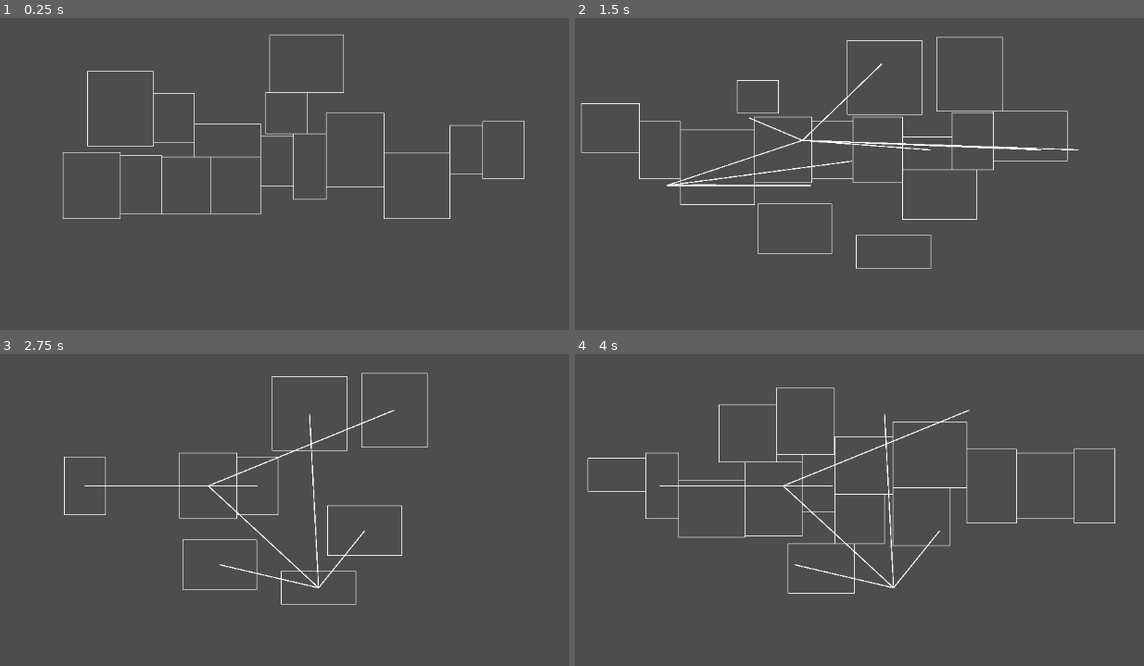
Above: before the commit, frames 1-4 (two rows, left to right).
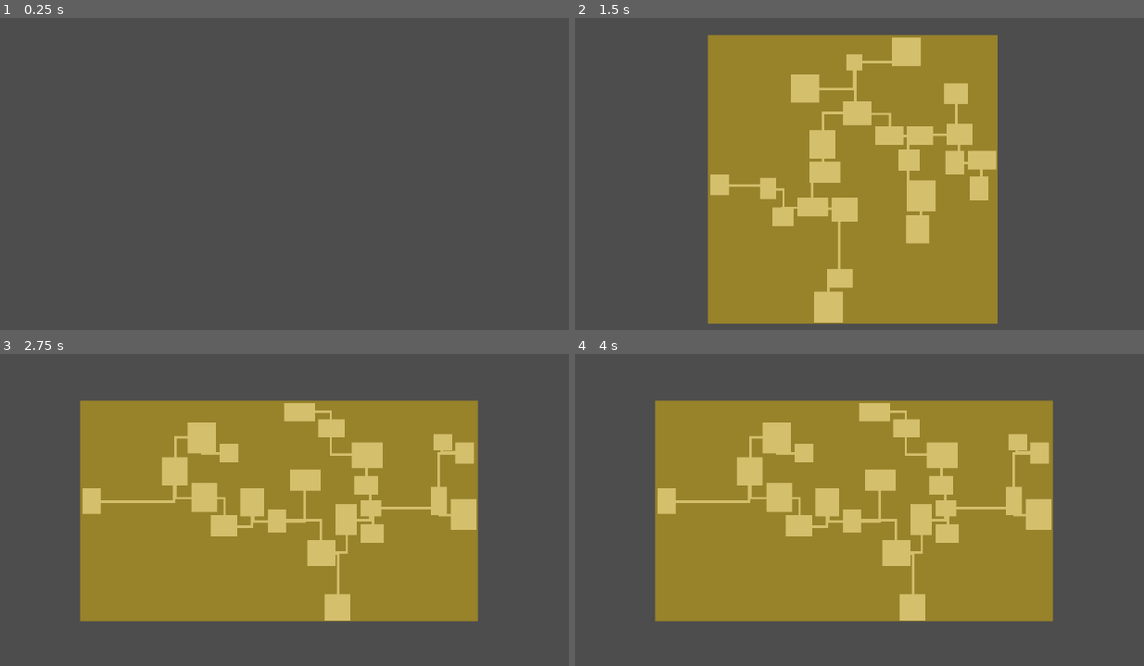
Above: after the commit, the same moments.

Repository: DiamondWarrior2006/PixelGameJam2024
Game: Godot game, scene res://Scenes/Test 2.tscn
Two runs of this game, one before a commit and one after it. Both use one fixed random seed, a clock stepped at 60 frames per second and the inputs below. This scene is started directly instead of the project's main scene.
Inputs (mouse positions are in pixels of both pictures, inside the frame that each line leads up to):
- Up to frame 1 (0.25 s): no input
- Up to frame 2 (1.5 s): tap Enter at 0.5 s; move the mouse to (1047, 149) at 0.52 s; press the mouse at (1047, 149) at 0.53 s; tap Space (Dash) at 0.6 s; move the mouse to (734, 192) at 1.27 s; release the mouse at (734, 192) at 1.28 s; hold Down (ui_down) from 1.28 s (still down); click (734, 192) at 1.35 s
- Up to frame 3 (2.75 s): tap Space (Dash) at 1.55, 2.1 s; move the mouse to (381, 416) at 2.02 s; release Down (ui_down) at 2.03 s; press the mouse at (381, 416) at 2.03 s
- Up to frame 4 (4 s): tap Space (Dash) at 2.75, 3.05, 3.6 s; move the mouse to (848, 591) at 2.77 s; release the mouse at (848, 591) at 2.78 s; click (848, 591) at 2.85 s; tap Enter at 3.5 s; move the mouse to (1104, 569) at 3.52 s; press the mouse at (1104, 569) at 3.53 s; hold Down (ui_down) from 3.53 s (still down)

The runs differ from the first frame. In frame 1, 1.6% of the frame differs, in the area x 10-93%, y 5-65%; in frame 2, 48%; in frame 3, 50%; in frame 4, 50%, in the area x 2-95%, y 10-86%.

Commit message:
Player Movement and Room Generation

Diff:
--- a/Scenes/Test 2.tscn
+++ b/Scenes/Test 2.tscn
@@ -1,6 +1,23 @@
-[gd_scene load_steps=2 format=3 uid="uid://cx4u60edqm25o"]
+[gd_scene load_steps=7 format=3 uid="uid://cx4u60edqm25o"]
 
 [ext_resource type="Script" path="res://Scripts/Test 2.gd" id="1_66fx2"]
+[ext_resource type="Texture2D" uid="uid://bcinqghhy6q0y" path="res://Sprites/test1.png" id="2_qx0b6"]
+[ext_resource type="Texture2D" uid="uid://bbxph8rmmpi17" path="res://Sprites/test2.png" id="3_xpe57"]
+
+[sub_resource type="TileSetAtlasSource" id="TileSetAtlasSource_vqkg8"]
+texture = ExtResource("3_xpe57")
+texture_region_size = Vector2i(64, 64)
+0:0/0 = 0
+
+[sub_resource type="TileSetAtlasSource" id="TileSetAtlasSource_2c0rc"]
+texture = ExtResource("2_qx0b6")
+texture_region_size = Vector2i(64, 64)
+0:0/0 = 0
+
+[sub_resource type="TileSet" id="TileSet_4g33l"]
+tile_size = Vector2i(64, 64)
+sources/1 = SubResource("TileSetAtlasSource_vqkg8")
+sources/2 = SubResource("TileSetAtlasSource_2c0rc")
 
 [node name="Test 2" type="Node2D"]
 script = ExtResource("1_66fx2")
@@ -9,4 +26,10 @@
 
 [node name="Camera2D" type="Camera2D" parent="."]
 position = Vector2(576, 324)
-zoom = Vector2(0.1, 0.1)
+zoom = Vector2(0.03, 0.03)
+
+[node name="TileMap" type="TileMap" parent="."]
+show_behind_parent = true
+tile_set = SubResource("TileSet_4g33l")
+cell_quadrant_size = 64
+format = 2
--- a/Scenes/Test.tscn
+++ b/Scenes/Test.tscn
@@ -1,7 +1,8 @@
-[gd_scene load_steps=4 format=3 uid="uid://b583ot57yges6"]
+[gd_scene load_steps=5 format=3 uid="uid://b583ot57yges6"]
 
 [ext_resource type="PackedScene" uid="uid://kgu4mmo34jle" path="res://Scenes/player_fish.tscn" id="1_8kxrs"]
 [ext_resource type="PackedScene" uid="uid://bft1f8q3asqg" path="res://Scenes/ui.tscn" id="1_id8gf"]
+[ext_resource type="PackedScene" uid="uid://dsgi1t7cgdugx" path="res://Scenes/shark.tscn" id="2_3a68c"]
 [ext_resource type="PackedScene" uid="uid://dvfrickhtm6f7" path="res://Scenes/collectable.tscn" id="3_eyyma"]
 
 [node name="Node2D" type="Node2D"]
@@ -9,6 +10,8 @@
 [node name="CanvasLayer" type="CanvasLayer" parent="."]
 
 [node name="UI" parent="CanvasLayer" instance=ExtResource("1_id8gf")]
+
+[node name="Shark" parent="." instance=ExtResource("2_3a68c")]
 
 [node name="PlayerFish" parent="." instance=ExtResource("1_8kxrs")]
 position = Vector2(302, 194)
--- a/Scenes/player_fish.tscn
+++ b/Scenes/player_fish.tscn
@@ -1,7 +1,9 @@
-[gd_scene load_steps=12 format=3 uid="uid://kgu4mmo34jle"]
+[gd_scene load_steps=30 format=3 uid="uid://kgu4mmo34jle"]
 
 [ext_resource type="Script" path="res://Scripts/PlayerFish.gd" id="1_pytjm"]
 [ext_resource type="Texture2D" uid="uid://cb48n0ns0ojve" path="res://Sprites/Player_Idle.png" id="2_6gqfk"]
+[ext_resource type="Texture2D" uid="uid://caqafkrvvxbsy" path="res://Sprites/Player_Moving.png" id="3_26p74"]
+[ext_resource type="Texture2D" uid="uid://c5n5ldw4juday" path="res://Sprites/Player_Idle_Dark.png" id="4_cidqg"]
 
 [sub_resource type="AtlasTexture" id="AtlasTexture_7b1ka"]
 atlas = ExtResource("2_6gqfk")
@@ -34,6 +36,54 @@
 [sub_resource type="AtlasTexture" id="AtlasTexture_twkpp"]
 atlas = ExtResource("2_6gqfk")
 region = Rect2(448, 0, 64, 64)
+
+[sub_resource type="AtlasTexture" id="AtlasTexture_rj4ky"]
+atlas = ExtResource("3_26p74")
+region = Rect2(0, 0, 64, 64)
+
+[sub_resource type="AtlasTexture" id="AtlasTexture_oas7y"]
+atlas = ExtResource("3_26p74")
+region = Rect2(64, 0, 64, 64)
+
+[sub_resource type="AtlasTexture" id="AtlasTexture_jc8xb"]
+atlas = ExtResource("3_26p74")
+region = Rect2(128, 0, 64, 64)
+
+[sub_resource type="AtlasTexture" id="AtlasTexture_o5ner"]
+atlas = ExtResource("3_26p74")
+region = Rect2(192, 0, 64, 64)
+
+[sub_resource type="AtlasTexture" id="AtlasTexture_0ul1t"]
+atlas = ExtResource("3_26p74")
+region = Rect2(256, 0, 64, 64)
+
+[sub_resource type="AtlasTexture" id="AtlasTexture_8l8dj"]
+atlas = ExtResource("3_26p74")
+region = Rect2(320, 0, 64, 64)
+
+[sub_resource type="AtlasTexture" id="AtlasTexture_qhrsk"]
+atlas = ExtResource("3_26p74")
+region = Rect2(384, 0, 64, 64)
+
+[sub_resource type="AtlasTexture" id="AtlasTexture_y7gt5"]
+atlas = ExtResource("3_26p74")
+region = Rect2(448, 0, 64, 64)
+
+[sub_resource type="AtlasTexture" id="AtlasTexture_ysh5k"]
+atlas = ExtResource("3_26p74")
+region = Rect2(512, 0, 64, 64)
+
+[sub_resource type="AtlasTexture" id="AtlasTexture_3q5hi"]
+atlas = ExtResource("3_26p74")
+region = Rect2(576, 0, 64, 64)
+
+[sub_resource type="AtlasTexture" id="AtlasTexture_x6q3t"]
+atlas = ExtResource("3_26p74")
+region = Rect2(640, 0, 64, 64)
+
+[sub_resource type="AtlasTexture" id="AtlasTexture_4y0l2"]
+atlas = ExtResource("3_26p74")
+region = Rect2(704, 0, 64, 64)
 
 [sub_resource type="SpriteFrames" id="SpriteFrames_uo2pl"]
 animations = [{
@@ -64,26 +114,317 @@
 }],
 "loop": true,
 "name": &"Idle",
-"speed": 10.0
+"speed": 12.0
+}, {
+"frames": [{
+"duration": 1.0,
+"texture": SubResource("AtlasTexture_rj4ky")
+}, {
+"duration": 1.0,
+"texture": SubResource("AtlasTexture_oas7y")
+}, {
+"duration": 1.0,
+"texture": SubResource("AtlasTexture_jc8xb")
+}, {
+"duration": 1.0,
+"texture": SubResource("AtlasTexture_o5ner")
+}, {
+"duration": 1.0,
+"texture": SubResource("AtlasTexture_0ul1t")
+}, {
+"duration": 1.0,
+"texture": SubResource("AtlasTexture_8l8dj")
+}, {
+"duration": 1.0,
+"texture": SubResource("AtlasTexture_qhrsk")
+}, {
+"duration": 1.0,
+"texture": SubResource("AtlasTexture_y7gt5")
+}, {
+"duration": 1.0,
+"texture": SubResource("AtlasTexture_ysh5k")
+}, {
+"duration": 1.0,
+"texture": SubResource("AtlasTexture_3q5hi")
+}, {
+"duration": 1.0,
+"texture": SubResource("AtlasTexture_x6q3t")
+}, {
+"duration": 1.0,
+"texture": SubResource("AtlasTexture_4y0l2")
+}],
+"loop": true,
+"name": &"Moving",
+"speed": 12.0
 }]
+
+[sub_resource type="Shader" id="Shader_mii0o"]
+code = "// NOTE: Shader automatically converted from Godot Engine 4.1.1.stable's ParticleProcessMaterial.
+
+shader_type particles;
+uniform vec3 direction;
+uniform float spread;
+uniform float flatness;
+uniform float initial_linear_velocity_min;
+uniform float initial_angle_min;
+uniform float angular_velocity_min;
+uniform float orbit_velocity_min;
+uniform float linear_accel_min;
+uniform float radial_accel_min;
+uniform float tangent_accel_min;
+uniform float damping_min;
+uniform float scale_min;
+uniform float hue_variation_min;
+uniform float anim_speed_min;
+uniform float anim_offset_min;
+uniform float initial_linear_velocity_max;
+uniform float initial_angle_max;
+uniform float angular_velocity_max;
+uniform float orbit_velocity_max;
+uniform float linear_accel_max;
+uniform float radial_accel_max;
+uniform float tangent_accel_max;
+uniform float damping_max;
+uniform float scale_max;
+uniform float hue_variation_max;
+uniform float anim_speed_max;
+uniform float anim_offset_max;
+uniform float lifetime_randomness;
+uniform vec4 color_value : source_color;
+uniform vec3 gravity;
+uniform sampler2D color_ramp : repeat_disable;
+uniform float emission_angle;
+
+
+float rand_from_seed(inout uint seed) {
+	int k;
+	int s = int(seed);
+	if (s == 0)
+	s = 305420679;
+	k = s / 127773;
+	s = 16807 * (s - k * 127773) - 2836 * k;
+	if (s < 0)
+		s += 2147483647;
+	seed = uint(s);
+	return float(seed % uint(65536)) / 65535.0;
+}
+
+float rand_from_seed_m1_p1(inout uint seed) {
+	return rand_from_seed(seed) * 2.0 - 1.0;
+}
+
+uint hash(uint x) {
+	x = ((x >> uint(16)) ^ x) * uint(73244475);
+	x = ((x >> uint(16)) ^ x) * uint(73244475);
+	x = (x >> uint(16)) ^ x;
+	return x;
+}
+
+void start() {
+	uint base_number = NUMBER;
+	uint alt_seed = hash(base_number + uint(1) + RANDOM_SEED);
+	float angle_rand = rand_from_seed(alt_seed);
+	float scale_rand = rand_from_seed(alt_seed);
+	float hue_rot_rand = rand_from_seed(alt_seed);
+	float anim_offset_rand = rand_from_seed(alt_seed);
+	float pi = 3.14159;
+	float degree_to_rad = pi / 180.0;
+
+	float tex_angle = 1.0;
+	float tex_anim_offset = 1.0;
+	float spread_rad = spread * degree_to_rad;
+	if (RESTART_VELOCITY) {
+		float tex_linear_velocity = 1.0;
+		{
+			float angle1_rad = rand_from_seed_m1_p1(alt_seed) * spread_rad;
+			angle1_rad += direction.x != 0.0 ? atan(direction.y, direction.x) : sign(direction.y) * (pi / 2.0);
+			vec3 rot = vec3(cos(angle1_rad), sin(angle1_rad), 0.0);
+			VELOCITY = rot * mix(initial_linear_velocity_min,initial_linear_velocity_max, rand_from_seed(alt_seed));
+		}
+	}
+	float base_angle = (tex_angle) * mix(initial_angle_min, initial_angle_max, angle_rand);
+	CUSTOM.x = base_angle - emission_angle * degree_to_rad;
+	CUSTOM.y = 0.0;
+	CUSTOM.w = (1.0 - lifetime_randomness * rand_from_seed(alt_seed));
+	CUSTOM.z = (tex_anim_offset) * mix(anim_offset_min, anim_offset_max, anim_offset_rand);
+
+	if (RESTART_ROT_SCALE) {
+		TRANSFORM[0].xyz = vec3(1.0, 0.0, 0.0);
+		TRANSFORM[1].xyz = vec3(0.0, 1.0, 0.0);
+		TRANSFORM[2].xyz = vec3(0.0, 0.0, 1.0);
+	}
+
+	if (RESTART_POSITION) {
+		TRANSFORM[3].xyz = vec3(0.0, 0.0, 0.0);
+	if (RESTART_VELOCITY) VELOCITY = (EMISSION_TRANSFORM * vec4(VELOCITY, 0.0)).xyz;
+	TRANSFORM = EMISSION_TRANSFORM * TRANSFORM;
+	VELOCITY.z = 0.0;
+	TRANSFORM[3].z = 0.0;
+	}
+}
+
+void process() {
+	uint base_number = NUMBER;
+	uint alt_seed = hash(base_number + uint(1) + RANDOM_SEED);
+	float angle_rand = rand_from_seed(alt_seed);
+	float scale_rand = rand_from_seed(alt_seed);
+	float hue_rot_rand = rand_from_seed(alt_seed);
+	float anim_offset_rand = rand_from_seed(alt_seed);
+	float pi = 3.14159;
+	float degree_to_rad = pi / 180.0;
+
+	CUSTOM.y += DELTA / LIFETIME;
+	float tv = CUSTOM.y / CUSTOM.w;
+	float tex_linear_velocity = 1.0;
+	float tex_orbit_velocity = 1.0;
+	float tex_angular_velocity = 1.0;
+	float tex_linear_accel = 1.0;
+	float tex_radial_accel = 1.0;
+	float tex_tangent_accel = 1.0;
+	float tex_damping = 1.0;
+	float tex_angle = 1.0;
+	float tex_anim_speed = 1.0;
+	float tex_anim_offset = 1.0;
+	vec3 force = gravity;
+	vec3 pos = TRANSFORM[3].xyz;
+	pos.z = 0.0;
+	// apply linear acceleration
+	force += length(VELOCITY) > 0.0 ? normalize(VELOCITY) * tex_linear_accel * mix(linear_accel_min, linear_accel_max, rand_from_seed(alt_seed)) : vec3(0.0);
+	// apply radial acceleration
+	vec3 org = EMISSION_TRANSFORM[3].xyz;
+	vec3 diff = pos - org;
+	force += length(diff) > 0.0 ? normalize(diff) * tex_radial_accel * mix(radial_accel_min, radial_accel_max, rand_from_seed(alt_seed)) : vec3(0.0);
+	// apply tangential acceleration;
+	float tangent_accel_val = tex_tangent_accel * mix(tangent_accel_min, tangent_accel_max, rand_from_seed(alt_seed));
+	force += length(diff.yx) > 0.0 ? vec3(normalize(diff.yx * vec2(-1.0, 1.0)), 0.0) * tangent_accel_val : vec3(0.0);
+	force += ATTRACTOR_FORCE;
+
+	// apply attractor forces
+	VELOCITY += force * DELTA;
+
+	// orbit velocity
+	float orbit_amount = tex_orbit_velocity * mix(orbit_velocity_min, orbit_velocity_max, rand_from_seed(alt_seed));
+	if (orbit_amount != 0.0) {
+	     float ang = orbit_amount * DELTA * pi * 2.0;
+	     mat2 rot = mat2(vec2(cos(ang), -sin(ang)), vec2(sin(ang), cos(ang)));
+	     TRANSFORM[3].xy -= diff.xy;
+	     TRANSFORM[3].xy += rot * diff.xy;
+	}
+	float dmp = mix(damping_min, damping_max, rand_from_seed(alt_seed));
+	if (dmp * tex_damping > 0.0) {
+		float v = length(VELOCITY);
+		float damp = tex_damping * dmp;
+		v -= damp * DELTA;
+		if (v < 0.0) {
+			VELOCITY = vec3(0.0);
+		} else {
+			VELOCITY = normalize(VELOCITY) * v;
+		}
+	}
+	float base_angle = (tex_angle) * mix(initial_angle_min, initial_angle_max, angle_rand);
+	base_angle += CUSTOM.y * LIFETIME * (tex_angular_velocity) * mix(angular_velocity_min,angular_velocity_max, rand_from_seed(alt_seed));
+	CUSTOM.x += base_angle * degree_to_rad;
+	CUSTOM.z = (tex_anim_offset) * mix(anim_offset_min, anim_offset_max, rand_from_seed(alt_seed)) + tv * tex_anim_speed * mix(anim_speed_min, anim_speed_max, rand_from_seed(alt_seed));
+	vec3 tex_scale = vec3(1.0);
+	float tex_hue_variation = 1.0;
+	float hue_rot_angle = (tex_hue_variation) * pi * 2.0 * mix(hue_variation_min, hue_variation_max, rand_from_seed(alt_seed));
+	float hue_rot_c = cos(hue_rot_angle);
+	float hue_rot_s = sin(hue_rot_angle);
+	mat4 hue_rot_mat = mat4(vec4(0.299, 0.587, 0.114, 0.0),
+			vec4(0.299, 0.587, 0.114, 0.0),
+			vec4(0.299, 0.587, 0.114, 0.0),
+			vec4(0.000, 0.000, 0.000, 1.0)) +
+		mat4(vec4(0.701, -0.587, -0.114, 0.0),
+			vec4(-0.299, 0.413, -0.114, 0.0),
+			vec4(-0.300, -0.588, 0.886, 0.0),
+			vec4(0.000, 0.000, 0.000, 0.0)) * hue_rot_c +
+		mat4(vec4(0.168, 0.330, -0.497, 0.0),
+			vec4(-0.328, 0.035,  0.292, 0.0),
+			vec4(1.250, -1.050, -0.203, 0.0),
+			vec4(0.000, 0.000, 0.000, 0.0)) * hue_rot_s;
+	COLOR = hue_rot_mat * textureLod(color_ramp, vec2(tv, 0.0), 0.0) * color_value;
+
+	TRANSFORM[0] = vec4(cos(CUSTOM.x), -sin(CUSTOM.x), 0.0, 0.0);
+	TRANSFORM[1] = vec4(sin(CUSTOM.x), cos(CUSTOM.x), 0.0, 0.0);
+	TRANSFORM[2] = vec4(0.0, 0.0, 1.0, 0.0);
+	TRANSFORM[3].z = 0.0;
+	float base_scale = mix(scale_min, scale_max, scale_rand);
+	base_scale = sign(base_scale) * max(abs(base_scale), 0.001);
+	TRANSFORM[0].xyz *= base_scale * sign(tex_scale.r) * max(abs(tex_scale.r), 0.001);
+	TRANSFORM[1].xyz *= base_scale * sign(tex_scale.g) * max(abs(tex_scale.g), 0.001);
+	TRANSFORM[2].xyz *= base_scale * sign(tex_scale.b) * max(abs(tex_scale.b), 0.001);
+	if (CUSTOM.y > CUSTOM.w) {
+		ACTIVE = false;
+	}
+}
+
+"
+
+[sub_resource type="Gradient" id="Gradient_c4ahl"]
+colors = PackedColorArray(0, 0, 0, 0.686275, 1, 1, 1, 0)
+
+[sub_resource type="GradientTexture1D" id="GradientTexture1D_dxi8u"]
+gradient = SubResource("Gradient_c4ahl")
+
+[sub_resource type="ShaderMaterial" id="ShaderMaterial_ijchv"]
+shader = SubResource("Shader_mii0o")
+shader_parameter/direction = Vector3(1, 0, 0)
+shader_parameter/spread = 45.0
+shader_parameter/flatness = 0.0
+shader_parameter/initial_linear_velocity_min = 0.0
+shader_parameter/initial_angle_min = 0.0
+shader_parameter/angular_velocity_min = 0.0
+shader_parameter/orbit_velocity_min = 0.0
+shader_parameter/linear_accel_min = 0.0
+shader_parameter/radial_accel_min = 0.0
+shader_parameter/tangent_accel_min = 0.0
+shader_parameter/damping_min = 0.0
+shader_parameter/scale_min = 1.5
+shader_parameter/hue_variation_min = 0.0
+shader_parameter/anim_speed_min = 0.0
+shader_parameter/anim_offset_min = 0.0
+shader_parameter/initial_linear_velocity_max = 0.0
+shader_parameter/initial_angle_max = 0.0
+shader_parameter/angular_velocity_max = 0.0
+shader_parameter/orbit_velocity_max = 0.0
+shader_parameter/linear_accel_max = 0.0
+shader_parameter/radial_accel_max = 0.0
+shader_parameter/tangent_accel_max = 0.0
+shader_parameter/damping_max = 0.0
+shader_parameter/scale_max = 1.5
+shader_parameter/hue_variation_max = 1.0
+shader_parameter/anim_speed_max = 0.0
+shader_parameter/anim_offset_max = 0.0
+shader_parameter/lifetime_randomness = 0.0
+shader_parameter/color_value = Color(1, 1, 1, 1)
+shader_parameter/gravity = Vector3(0, -1e-06, 0)
+shader_parameter/emission_angle = null
+shader_parameter/color_ramp = SubResource("GradientTexture1D_dxi8u")
 
 [node name="PlayerFish" type="CharacterBody2D"]
 script = ExtResource("1_pytjm")
 
 [node name="Sprite2D" type="AnimatedSprite2D" parent="."]
 texture_filter = 1
-scale = Vector2(2, 2)
+scale = Vector2(1.5, 1.5)
 sprite_frames = SubResource("SpriteFrames_uo2pl")
 animation = &"Idle"
 autoplay = "Idle"
-frame_progress = 0.533198
 
 [node name="CollisionShape2D" type="CollisionPolygon2D" parent="."]
 visible = false
 rotation = 1.5708
-polygon = PackedVector2Array(-8, 26, 8, 26, 14, -6.11959e-07, 14, -14, 20, -14, 21, -28, 14, -30, 14, -34, 3, -54, -3, -54, -14, -34, -16, -30, -24, -28, -23, -17, -14, -14, -14, 2)
+polygon = PackedVector2Array(-3.99991, 25, 4.00009, 25, 9.00003, 6.99997, 11, -11, 18, -13.0001, 17.9999, -21.0001, 10.9999, -22, 8.99989, -31, 2.99986, -40, -3.00014, -40, -7.00013, -36, -10.0001, -23, -19.0001, -18.9999, -19, -11.9999, -11, -11, -8.99999, 4.00003)
 
 [node name="Timer" type="Timer" parent="."]
 wait_time = 0.2
 
+[node name="CPUParticles2D" type="GPUParticles2D" parent="."]
+z_index = -45
+texture_filter = 1
+emitting = false
+process_material = SubResource("ShaderMaterial_ijchv")
+texture = ExtResource("4_cidqg")
+lifetime = 0.5
+
 [connection signal="timeout" from="Timer" to="." method="_on_timer_timeout"]
--- /dev/null
+++ b/Scenes/shark.tscn
@@ -0,0 +1,29 @@
+[gd_scene load_steps=5 format=3 uid="uid://dsgi1t7cgdugx"]
+
+[ext_resource type="Script" path="res://Scripts/shark.gd" id="1_jcwth"]
+[ext_resource type="Texture2D" uid="uid://da5880uchff8k" path="res://icon.svg" id="1_q17es"]
+
+[sub_resource type="RectangleShape2D" id="RectangleShape2D_ml0j6"]
+size = Vector2(64, 64)
+
+[sub_resource type="CircleShape2D" id="CircleShape2D_gk6g7"]
+radius = 338.006
+
+[node name="Shark" type="CharacterBody2D"]
+position = Vector2(549, 218)
+script = ExtResource("1_jcwth")
+
+[node name="Sprite2D" type="Sprite2D" parent="."]
+scale = Vector2(0.5, 0.5)
+texture = ExtResource("1_q17es")
+
+[node name="CollisionShape2D" type="CollisionShape2D" parent="."]
+shape = SubResource("RectangleShape2D_ml0j6")
+
+[node name="Area2D" type="Area2D" parent="."]
+
+[node name="CollisionShape2D" type="CollisionShape2D" parent="Area2D"]
+shape = SubResource("CircleShape2D_gk6g7")
+
+[connection signal="body_entered" from="Area2D" to="." method="_on_area_2d_body_entered"]
+[connection signal="body_exited" from="Area2D" to="." method="_on_area_2d_body_exited"]
--- a/Scripts/PlayerFish.gd
+++ b/Scripts/PlayerFish.gd
@@ -16,14 +16,17 @@
 	var direction = rotation
 	if dashing == true:
 		speed = dash_speed
+		$CPUParticles2D.emitting = true
 	else:
 		speed = normal_speed
+		$CPUParticles2D.emitting = false
 
-	if Input.is_action_just_pressed("Dash") :
+	if Input.is_action_just_pressed("Dash") && moving == true:
 		dashing = true
 		$Timer.start()
 
 	player_movement(delta)
+	player_animation()
 	move_and_slide()
 
 func player_movement(delta):
@@ -38,7 +41,13 @@
 	var direction = get_global_mouse_position() - global_position
 	var angle_to = transform.x.angle_to(direction)
 	rotate(sign(angle_to) * min(delta * rotation_speed, abs(angle_to)))
+	$CPUParticles2D.process_material.set_shader_parameter("emission_angle", self.rotation_degrees)
 
+func player_animation():
+	if moving == false:
+		$Sprite2D.play("Idle")
+	else:
+		$Sprite2D.play("Moving")
 
 func _on_timer_timeout():
 	dashing = false
--- a/Scripts/Test 2.gd
+++ b/Scripts/Test 2.gd
@@ -1,13 +1,14 @@
 extends Node2D
 
 
-var Room = preload("res://Room.tscn")
+var Room = preload("res://Scenes/Room.tscn")
+@onready var Map = $TileMap
 
 var tile_size = 64
-var num_rooms = 15
-var min_size = 4
-var max_size = 10
-var horiz_spread = 300
+var num_rooms = 50
+var min_size = 8
+var max_size = 15
+var horiz_spread = 100
 var cull = 0.5
 
 var path
@@ -16,8 +17,8 @@
 	randomize()
 	make_rooms()
 
-func _process(delta):
-	queue_redraw()
+#func _process(delta):
+#	queue_redraw()
 
 func make_rooms():
 	for i in range(num_rooms):
@@ -27,7 +28,7 @@
 		var hig = min_size + randi() % (max_size - min_size)
 		r.make_room(pos, Vector2(wid, hig) * tile_size)
 		$Rooms.add_child(r)
-	await(get_tree().create_timer(1.1).timeout)
+	await(get_tree().create_timer(0.5).timeout)
 
 	var room_pos = []
 	for room in $Rooms.get_children():
@@ -39,16 +40,17 @@
 	await get_tree().process_frame
 
 	path = find_mst(room_pos)
+	make_map()
 
-func _draw():
-	for room in $Rooms.get_children():
-		draw_rect(Rect2(room.position - room.size, room.size * 2), Color(131, 191, 63), false)
-	if path:
-		for p in path.get_point_ids():
-			for c in path.get_point_connections(p):
-				var pp = path.get_point_position(p)
-				var cp = path.get_point_position(c)
-				draw_line(pp, cp, Color(131, 191, 63), 15, true)
+#func _draw():
+#	for room in $Rooms.get_children():
+#		draw_rect(Rect2(room.position - room.size, room.size * 2), Color(131, 191, 63), false)
+#	if path:
+#		for p in path.get_point_ids():
+#			for c in path.get_point_connections(p):
+#				var pp = path.get_point_position(p)
+#				var cp = path.get_point_position(c)
+#				draw_line(pp, cp, Color(131, 191, 63), 15, true)
 
 func _input(event):
 	if event.is_action_pressed("ui_down"):
@@ -69,7 +71,7 @@
 			var p3 = path.get_point_position(p1)
 			for p2 in nodes:
 				if p3.distance_to(p2) < min_dist:
-					min_dist = p3.distance_squared_to(p2)
+					min_dist = p3.distance_to(p2)
 					min_pos = p2
 					p = p3
 		var n = path.get_available_point_id()
@@ -77,3 +79,56 @@
 		path.connect_points(path.get_closest_point(p), n)
 		nodes.erase(min_pos)
 	return path
+
+func make_map():
+	Map.clear()
+
+	var full_rect = Rect2()
+	for room in $Rooms.get_children():
+		var r = Rect2(room.position - room.size, room.get_node("CollisionShape2D").shape.extents*2)
+		full_rect = full_rect.merge(r)
+	var topleft = Map.local_to_map(full_rect.position)
+	var bottomright = Map.local_to_map(full_rect.end)
+	for x in range(topleft.x, bottomright.x):
+		for y in range(topleft.y, bottomright.y):
+			Map.set_cell(0, Vector2i(x, y), 1, Vector2i(0, 0), 0)
+
+	var corridors = []
+	for room in $Rooms.get_children():
+		var s = (room.size / tile_size).floor()
+		var pos = Map.local_to_map(room.position)
+		var ul = (room.position / tile_size).floor() - s
+		for x in range(2, s.x * 2 - 1):
+			for y in range(2, s.y * 2 - 1):
+				Map.set_cell(0, Vector2i(ul.x + x, ul.y + y), 2, Vector2i(0, 0), 0)
+		var p = path.get_closest_point(Vector2(room.position.x, room.position.y))
+		for conn in path.get_point_connections(p):
+			if not conn in corridors:
+				var start = Map.local_to_map(Vector2(path.get_point_position(p).x, path.get_point_position(p).y))
+				var end = Map.local_to_map(Vector2(path.get_point_position(conn).x, path.get_point_position(conn).y))
+				carve_corrider(start, end)
+		corridors.append(p)
+
+func carve_corrider(start, end):
+
+
+	var difference_x = sign(end.x - start.x)
+	var difference_y = sign(end.y - start.y)
+
+	if difference_x == 0:
+		difference_x = pow(-1.0, randi() % 2)
+	if difference_y == 0:
+		difference_y = pow(-1.0, randi() % 2)
+
+	var x_over_y = start
+	var y_over_x = end
+
+	if randi() % 2 > 0:
+		x_over_y = end
+		y_over_x = start
+	for x in range(start.x, end.x, difference_x):
+		Map.set_cell(0, Vector2i(x, x_over_y.y), 2, Vector2i(0, 0), 0);
+		Map.set_cell(0, Vector2i(x, x_over_y.y + difference_y), 2, Vector2i(0, 0), 0);
+	for y in range(start.y, end.y, difference_y):
+		Map.set_cell(0, Vector2i(y_over_x.x, y), 2, Vector2i(0, 0), 0);
+		Map.set_cell(0, Vector2i(y_over_x.x + difference_x, y), 2, Vector2i(0, 0), 0);
--- /dev/null
+++ b/Scripts/shark.gd
@@ -0,0 +1,25 @@
+extends CharacterBody2D
+
+var player = null
+var speed = 200
+
+var rotation_speed = 15
+
+func _physics_process(delta):
+	if player:
+		velocity = position.direction_to(player.position) * speed
+
+		var direction = player.position - global_position
+		var angle_to = transform.x.angle_to(direction)
+		rotate(sign(angle_to) * min(delta * rotation_speed, abs(angle_to)))
+	else:
+		velocity = Vector2.ZERO
+	move_and_slide()
+
+
+func _on_area_2d_body_entered(body):
+	player = body
+
+
+func _on_area_2d_body_exited(body):
+	player = null
Renamed: Room.tscn -> Scenes/Room.tscn
Binary file added: Sprites/Player_Idle_Dark.png
Not shown, added: Sprites/Player_Idle_Dark.png.import
Binary file added: Sprites/Player_Moving.png
Not shown, added: Sprites/Player_Moving.png.import
Not shown, added: Sprites/test tile.png.import
Binary file added: Sprites/test1.png
Not shown, added: Sprites/test1.png.import
Binary file added: Sprites/test2.png
Not shown, added: Sprites/test2.png.import
Not shown, added: export_presets.cfg
Not shown, added: Sprites/Player_Idle_Dark.png~
